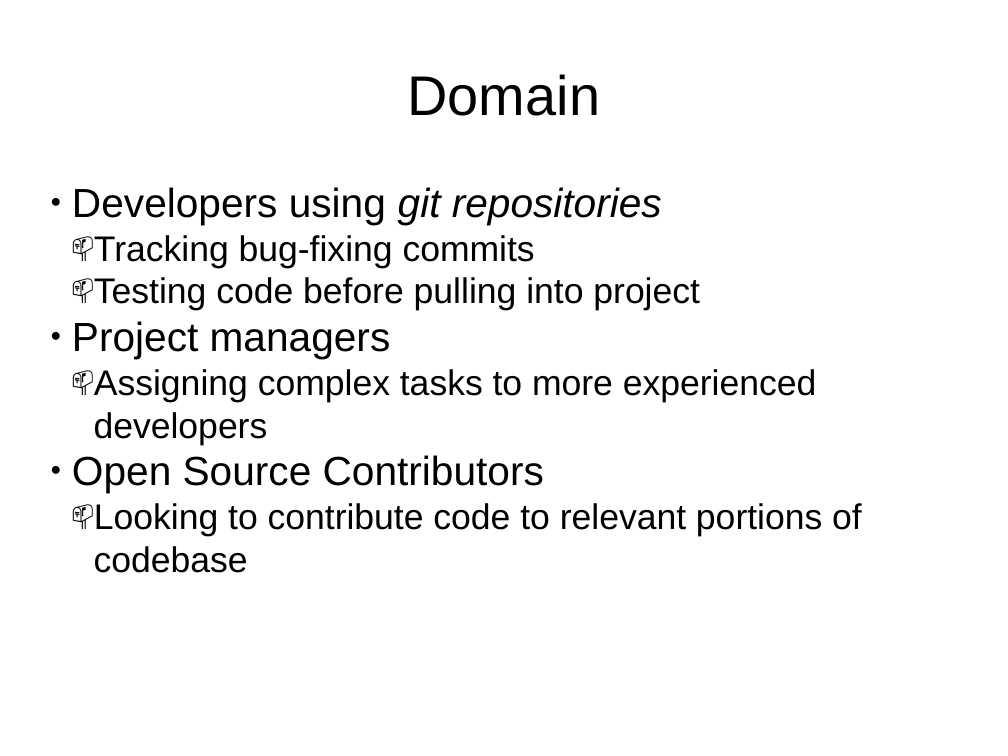
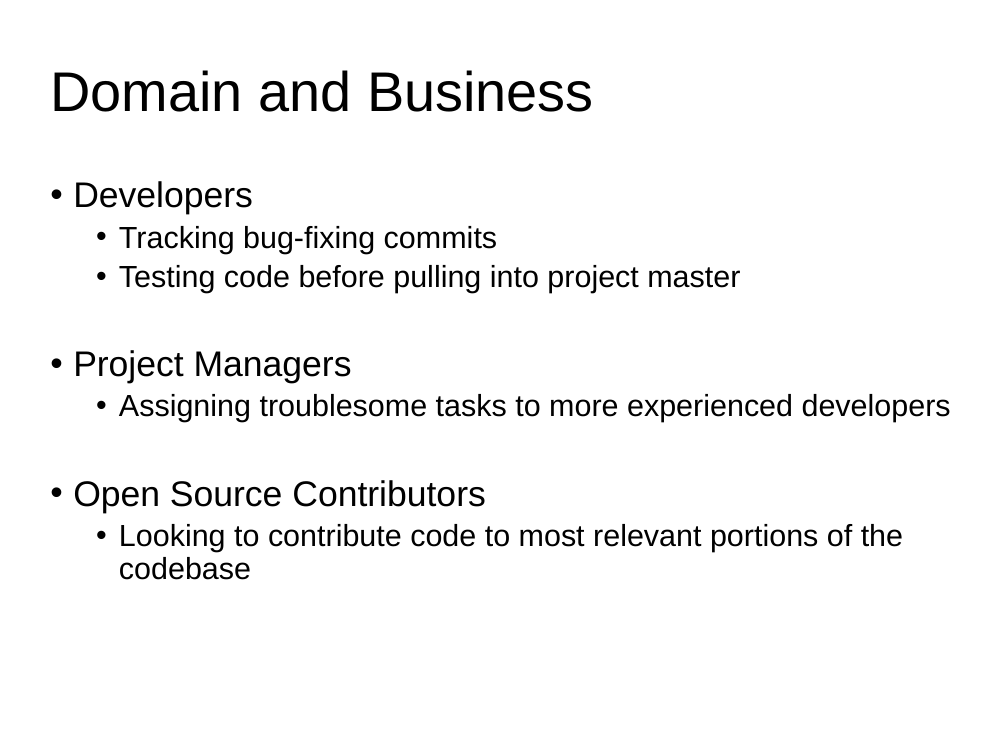
Before and after one commit to spesmit/hotspotter, a slide deck: slide 1 of Documentation/Presentations/dylans-project-spec-slides.pptx. Drawn at 1008x756 pixels with LibreOffice and Linux fonts; fonts in the diff are those of the drawing. Boxes give left, top, right and bottom in pixels: in the first picture for what was removed or moved away, otherwise in the second. Text is boxed around its words. In the diff, an @@ line names an element or a change of style, - is before the commit and + after.

```diff
--- a/Documentation/Presentations/dylans-project-spec-slides.pptx
+++ b/Documentation/Presentations/dylans-project-spec-slides.pptx
@@ title at bbox=[50, 70, 594, 112]: text changed @@
-Domain
+Domain and Business
@@ text at bbox=[73, 181, 253, 214]: text changed; size 32 to 28 pt @@
-● Developers using git repositories
+• Developers
@@ text at bbox=[73, 226, 497, 513]: size 28 to 24 pt in "Tracking bug-fixing commits"; size 32 to 28 pt in "Open Source Contributors"; bullet 📫 to •; line spacing 1 to 0.9; more space between paragraphs; bullet ● to • @@
@@ text at bbox=[73, 265, 951, 422]: text changed; size 28 to 24 pt @@
-  📫 Testing code before pulling into project
-● Project managers
-  📫 Assigning complex tasks to more experienced developers
+  • Testing code before pulling into project master
+• Project Managers
+  • Assigning troublesome tasks to more experienced developers
@@ text at bbox=[119, 524, 903, 580]: text changed; size 28 to 24 pt @@
-  📫 Looking to contribute code to relevant portions of codebase
+  • Looking to contribute code to most relevant portions of the codebase
```
Also in this commit, not shown: 1 other slide changed.
